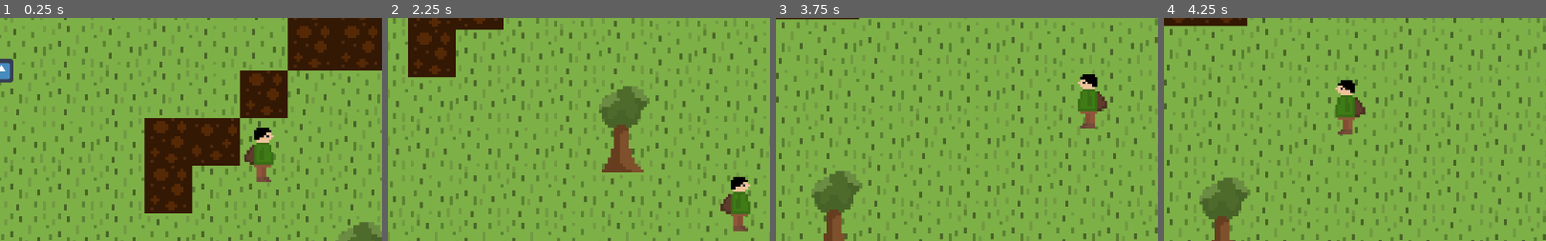
Above: before the commit, frames 1-4 (left to right).
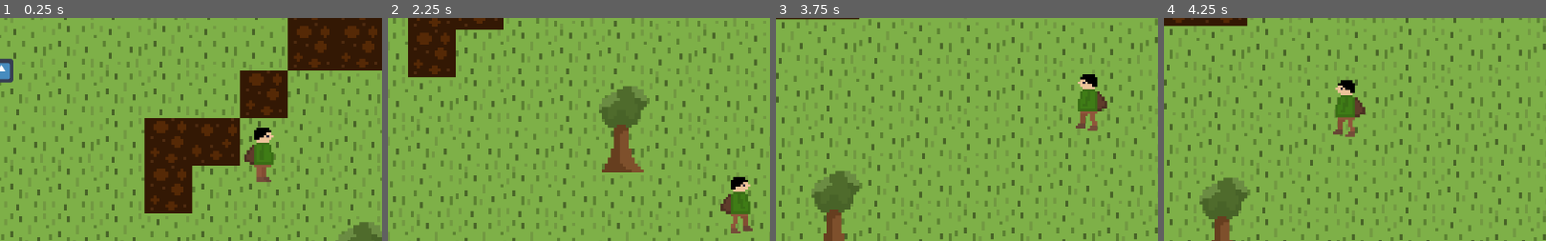
Above: after the commit, the same moments.

Repository: nalton-software/godot-fire-jam
Game: Godot game, scene res://scenes/Main.tscn
The game is run twice, just before and just after one commit, with the same random seed, the same clock (stepped at 60 frames per second) and the same inputs. The engine's default icon, where the game draws it, is replaced by a stand-in: a white triangle on a blue panel in a dark square.
Inputs:
- Up to frame 1 (0.25 s): no input
- Up to frame 2 (2.25 s): tap Enter at 0.5 s; hold Right (ui_right) 0.53-1.28 s; hold Down (ui_down) 1.28-2.03 s; hold Right (ui_right) from 2.03 s (still down)
- Up to frame 3 (3.75 s): release Right (ui_right) at 2.78 s; hold Up (ui_up) 2.78-3.53 s; hold Left (ui_left) from 3.53 s (still down)
- Up to frame 4 (4.25 s): keep holding Left (ui_left)
The pictures show only the part of the screen within x 16-66%, y 20-70%; the shares and areas given below are measured in that part.

The runs differ from the first frame. In frame 2, 0.3% of the frame differs, in the area x 89-96%, y 88-97%; in frame 3, 0.3%; in frame 4, 0.3%.

Commit message:
Make bad walk animation

Diff:
--- a/scenes/Player.tscn
+++ b/scenes/Player.tscn
@@ -40,13 +40,21 @@
 atlas = ExtResource( 3 )
 region = Rect2( 48, 0, 16, 24 )
 
-[sub_resource type="AtlasTexture" id=10]
+[sub_resource type="AtlasTexture" id=13]
 atlas = ExtResource( 2 )
 region = Rect2( 0, 0, 16, 24 )
 
-[sub_resource type="AtlasTexture" id=11]
+[sub_resource type="AtlasTexture" id=14]
 atlas = ExtResource( 2 )
 region = Rect2( 16, 0, 16, 24 )
+
+[sub_resource type="AtlasTexture" id=15]
+atlas = ExtResource( 2 )
+region = Rect2( 32, 0, 16, 24 )
+
+[sub_resource type="AtlasTexture" id=16]
+atlas = ExtResource( 2 )
+region = Rect2( 48, 0, 16, 24 )
 
 [sub_resource type="SpriteFrames" id=12]
 animations = [ {
@@ -60,7 +68,7 @@
 "name": "walk_up",
 "speed": 10.0
 }, {
-"frames": [ SubResource( 10 ), SubResource( 11 ) ],
+"frames": [ SubResource( 13 ), SubResource( 14 ), SubResource( 15 ), SubResource( 16 ) ],
 "loop": true,
 "name": "walk_side",
 "speed": 10.0
Binary file changed: art/player_side-sheet.png
Binary file changed: art/player_side.aseprite
Not shown: 1 places in scenes/Player.tscn that only renumber resources
